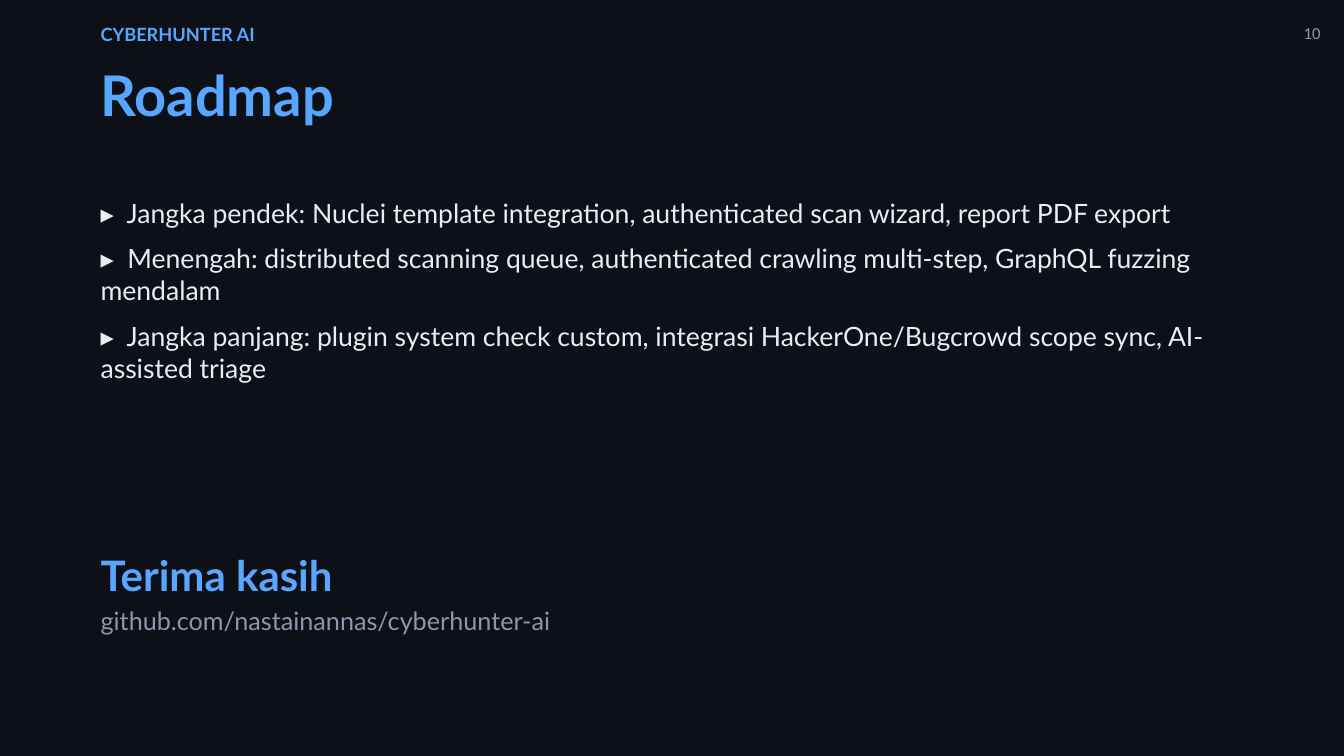
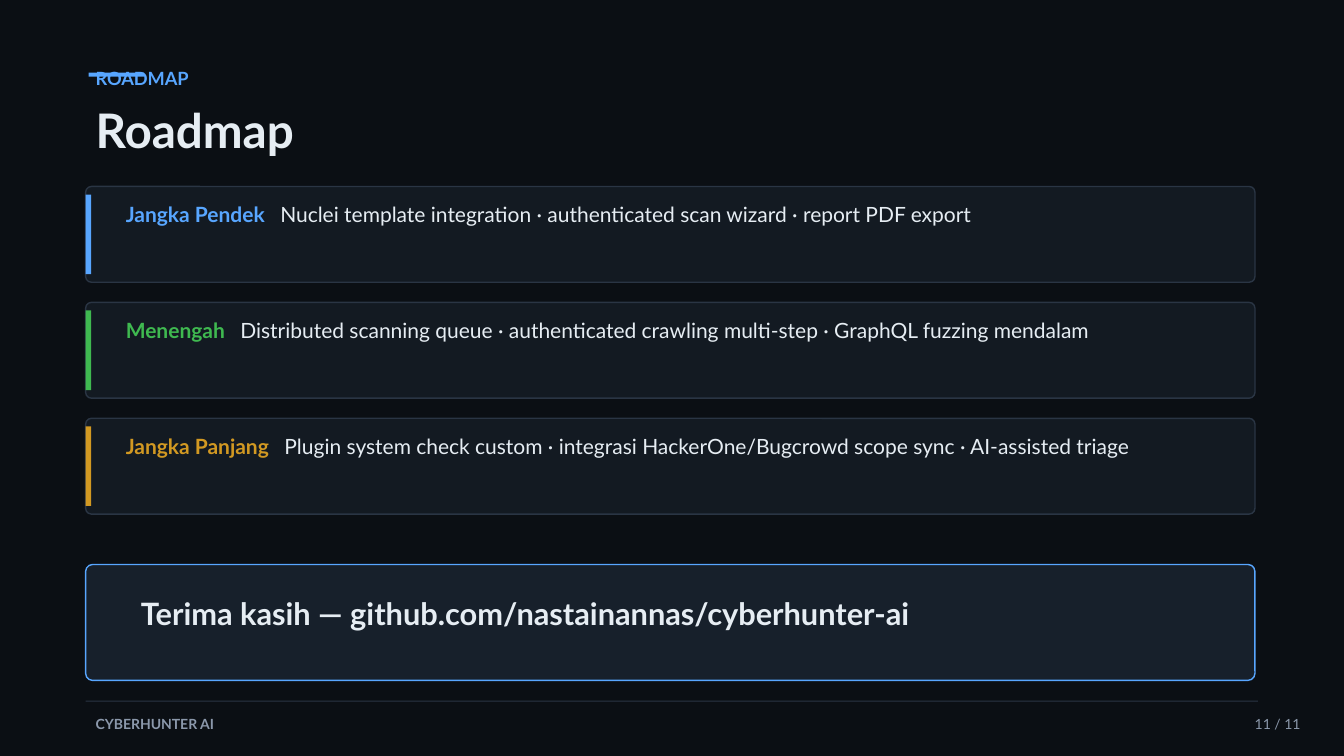
Before and after one commit to nastainannas/cyberhunter-ai, a slide deck: slide 11 of submission-assets/cyberhunter-slides.pptx (slide 10 before the commit). Drawn at 1344x756 pixels with LibreOffice and Linux fonts; fonts in the diff are those of the drawing. Boxes give left, top, right and bottom in pixels: in the first picture for what was removed or moved away, otherwise in the second. Text is boxed around its words. In the diff, an @@ line names an element or a change of style, - is before the commit and + after.

```diff
--- a/submission-assets/cyberhunter-slides.pptx
+++ b/submission-assets/cyberhunter-slides.pptx
@@ background #0D1117 to #0B0F14 @@
@@ text removed at (1304, 28, 1321, 39) @@
-10
@@ rectangle added at (89, 73, 144, 77), fill #58A6FF @@
@@ text added at (96, 71, 189, 85), 13 pt, text #58A6FF, bold @@
+ROADMAP
@@ text "Roadmap": place and size @@
-text "Roadmap" at (101, 74, 334, 126)
+text "Roadmap" at (96, 112, 294, 156)
@@ text "Roadmap" at (96, 112, 294, 156): size 40 to 34 pt, text colour #58A6FF to #E6EDF3 @@
@@ rounded rectangle added at (86, 187, 1255, 282), fill #131A22, outline #2A3544 1 pt @@
@@ rectangle added at (86, 195, 92, 274), fill #58A6FF @@
@@ text added at (126, 206, 971, 226), 15 pt, text #E6EDF3 @@
+Jangka Pendek Nuclei template integration · authenticated scan wizard · report PDF export
@@ rounded rectangle added at (86, 302, 1255, 398), fill #131A22, outline #2A3544 1 pt @@
@@ rectangle added at (86, 311, 92, 390), fill #3FB950 @@
@@ text added at (126, 322, 1089, 342), 15 pt, text #E6EDF3 @@
+Menengah Distributed scanning queue · authenticated crawling multi-step · GraphQL fuzzing mendalam
@@ rounded rectangle added at (86, 418, 1255, 514), fill #131A22, outline #2A3544 1 pt @@
@@ rectangle added at (86, 426, 92, 506), fill #D29922 @@
@@ text at (126, 438, 1128, 458): text changed; size 19 to 15 pt @@
-▸ Jangka pendek: Nuclei template integration, authenticated scan wizard, report PDF export
-▸ Menengah: distributed scanning queue, authenticated crawling multi-step, GraphQL fuzzing mendalam
-▸ Jangka panjang: plugin system check custom, integrasi HackerOne/Bugcrowd scope sync, AI-assisted triage
+Jangka Panjang Plugin system check custom · integrasi HackerOne/Bugcrowd scope sync · AI-assisted triage
@@ rounded rectangle added at (86, 565, 1255, 681), fill #17202B, outline #58A6FF 1 pt @@
@@ text at (141, 602, 909, 631): text changed; size 18 to 22 pt; text colour #8B98AB to #E6EDF3; bold on @@
-Terima kasih
-github.com/nastainannas/cyberhunter-ai
+Terima kasih — github.com/nastainannas/cyberhunter-ai
@@ text "CYBERHUNTER AI": place and size @@
-text "CYBERHUNTER AI" at (101, 27, 255, 41)
+text "CYBERHUNTER AI" at (96, 719, 214, 729)
@@ text "CYBERHUNTER AI" at (96, 719, 214, 729): size 13 to 10 pt, text colour #58A6FF to #8B98AB; less space between paragraphs @@
@@ rectangle added at (86, 701, 1258, 702), fill #2A3544 @@
@@ text added at (1255, 719, 1300, 729), 10 pt, text #8B98AB @@
+11 / 11
```
Also in this commit, not shown: 9 other slides changed, 1 slide added, 1 other file.
